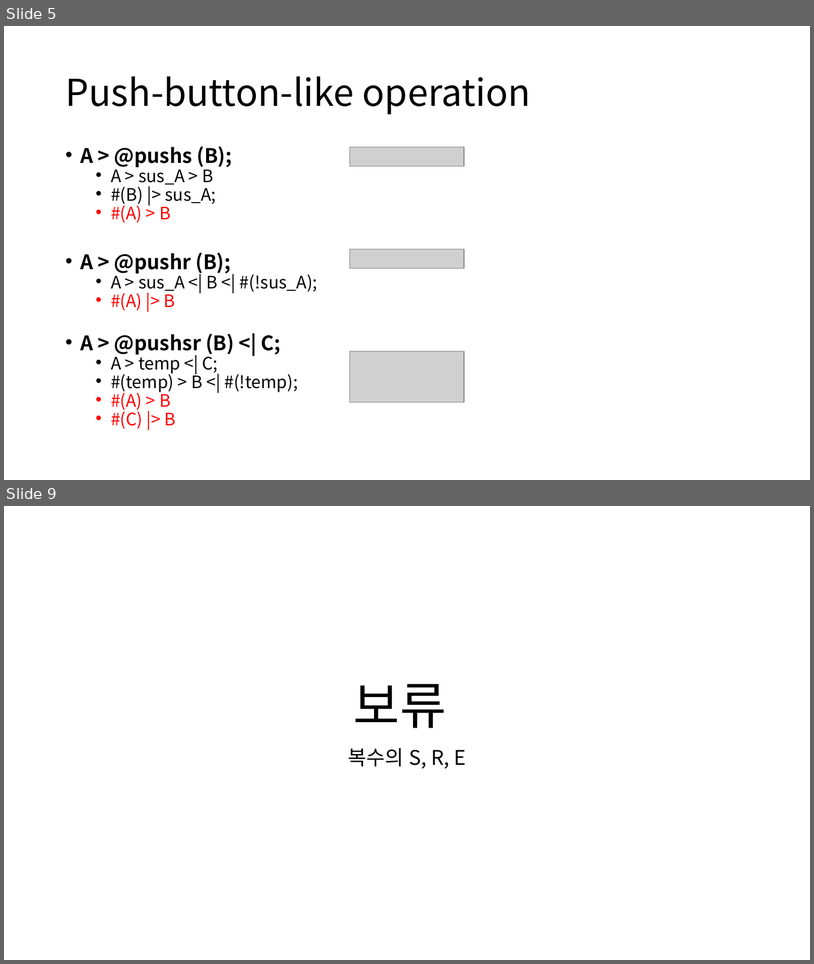
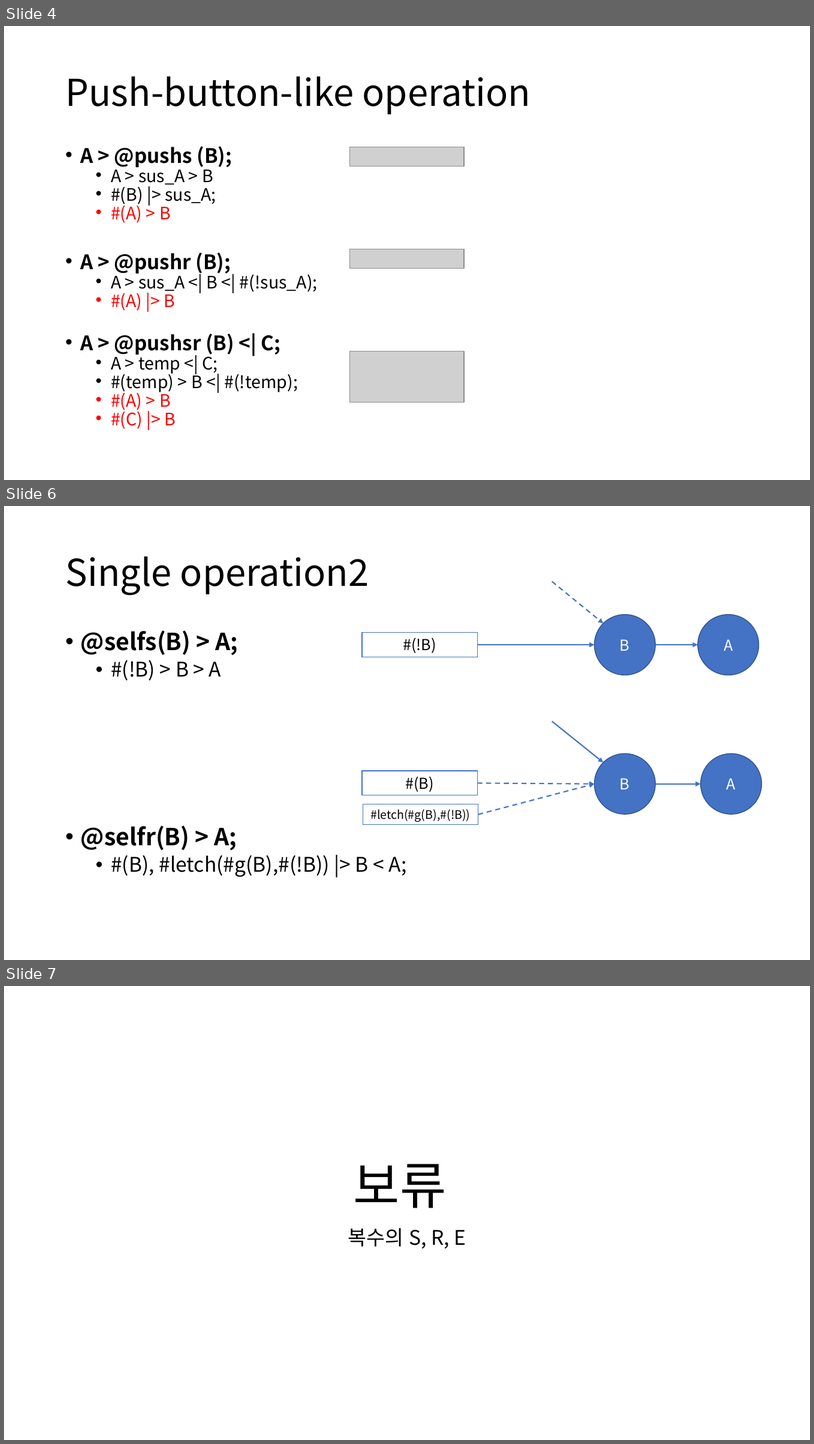
Before and after one commit to DualsoftDev/ds, a slide deck: Doc/PowerPoint/macro.pptx. Shown one above the other, each under a label of ours: slides 5 and 9 before the commit, slides 4, 6 and 7 after it; the slides between them are not shown. The pictures are 814x964 and 814x1444 pixels, drawn with LibreOffice and Linux fonts; fonts in the diff are those of the drawing; grey boxes stand for pictures. Boxes give left, top, right and bottom in pixels: in the first picture for what was removed or moved away, otherwise in the second. Text is boxed around its words. In the diff, an @@ line names an element or a change of style, - is before the commit and + after.

```diff
--- a/Doc/PowerPoint/macro.pptx
+++ b/Doc/PowerPoint/macro.pptx
@@ slide 6 added at <box>4,506,810,960</box>, background #FFFFFF @@
@@ title added at <box>65,556,369,595</box>, 44 pt, text #000000 @@
+Single operation2
@@ arrow added from (552, 582) to (603, 624), #4472C4 1.5 pt dashed @@
@@ text added at <box>81,630,407,877</box>, 24 pt, text #000000 @@
+• @selfs(B) > A;
+  • #(!B) > B > A
+• @selfr(B) > A;
+  • #(B), #letch(#g(B),#(!B)) |> B < A;
@@ ellipse added at <box>595,614,656,675</box>, fill #4472C4, outline #325491 1 pt, 18 pt, text #FFFFFF @@
+B
@@ ellipse added at <box>698,614,759,675</box>, fill #4472C4, outline #325491 1 pt, 18 pt, text #FFFFFF @@
+A
@@ rectangle added at <box>362,633,477,657</box>, fill #FFFFFF, outline #4472C4 1 pt, 18 pt, text #000000 @@
+#(!B)
@@ arrow added from (477, 645) to (595, 645), #4472C4 1.5 pt @@
@@ arrow added from (656, 645) to (698, 645), #4472C4 1.5 pt @@
@@ arrow added from (552, 721) to (603, 762), #4472C4 1.5 pt @@
@@ ellipse added at <box>595,753,656,814</box>, fill #4472C4, outline #325491 1 pt, 18 pt, text #FFFFFF @@
+B
@@ ellipse added at <box>701,753,762,814</box>, fill #4472C4, outline #325491 1 pt, 18 pt, text #FFFFFF @@
+A
@@ rectangle added at <box>362,771,477,795</box>, fill #FFFFFF, outline #4472C4 1 pt, 18 pt, text #000000 @@
+#(B)
@@ arrow added from (477, 783) to (595, 784), #4472C4 1.5 pt dashed @@
@@ arrow added from (478, 814) to (595, 784), #4472C4 1.5 pt dashed @@
@@ arrow added from (656, 784) to (701, 784), #4472C4 1.5 pt @@
@@ rectangle added at <box>363,804,479,825</box>, fill #FFFFFF, outline #4472C4 1 pt, 14 pt, text #000000 @@
+#letch(#g(B),#(!B))
@@ what was slide 5 is now slide 4 @@
@@ what was slide 9 is now slide 7 @@
```
Also in this commit, not shown: 1 other slide added, 2 slides removed.
